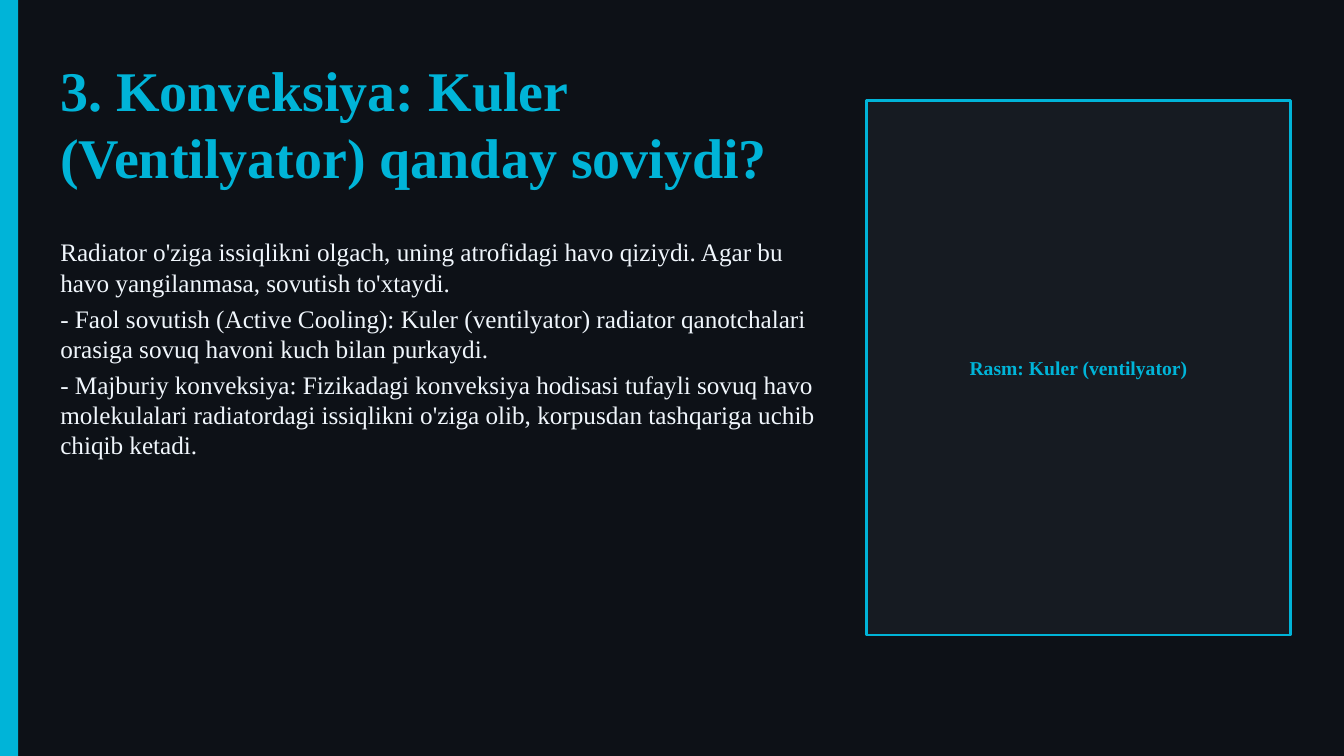
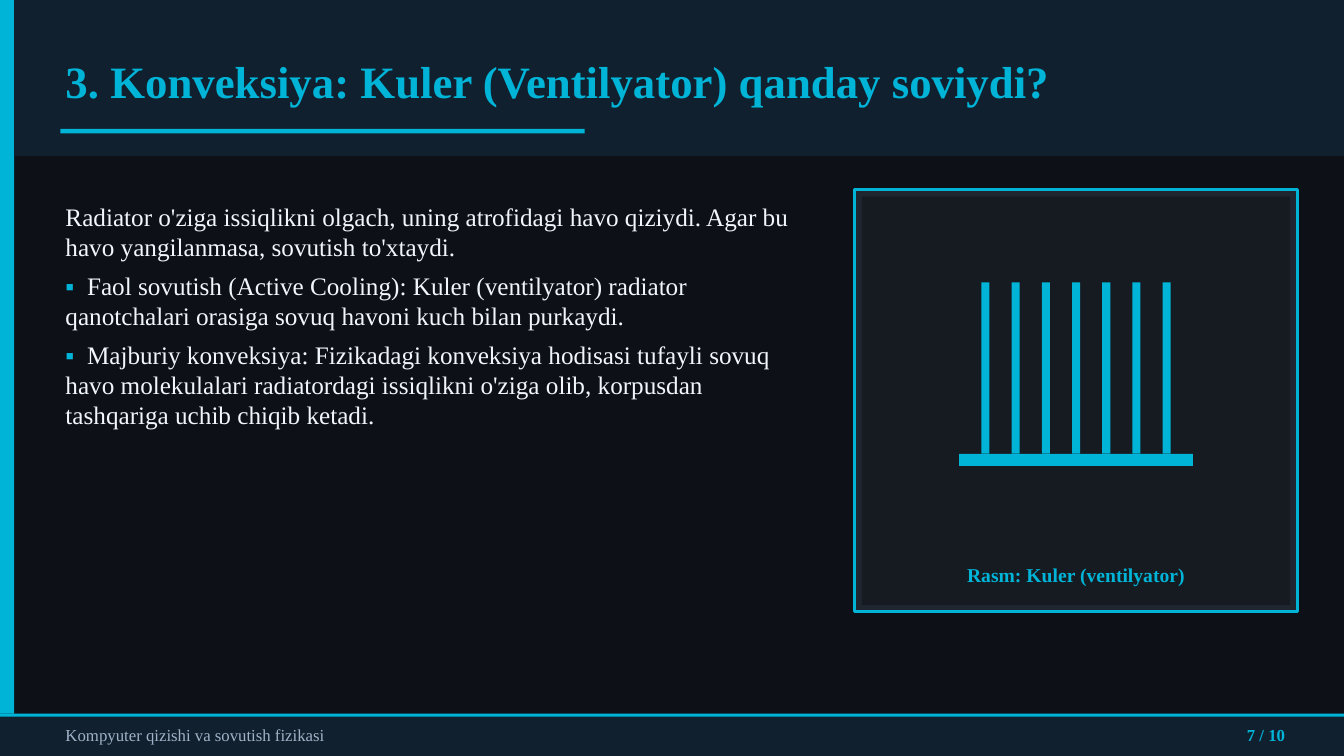
Before and after one commit to dasturland/kerak_taqdimot, a slide deck: slide 7 of taqdimot.pptx. Drawn at 1344x756 pixels with LibreOffice and Linux fonts; fonts in the diff are those of the drawing. Boxes give left, top, right and bottom in pixels: in the first picture for what was removed or moved away, otherwise in the second. Text is boxed around its words. In the diff, an @@ line names an element or a change of style, - is before the commit and + after.

Commit message:
feat: professional redesign of Uzbek CPU cooling PPTX with header/footer bands, bullet markers, framed image panels and drawn chip/heatsink placeholder motifs

```diff
--- a/taqdimot.pptx
+++ b/taqdimot.pptx
@@ rectangle: place and size @@
-rectangle at bbox=[0, 0, 18, 756]
+rectangle at bbox=[0, 0, 14, 756]
@@ rectangle added at bbox=[14, 0, 1344, 156], fill #11202E @@
@@ text "3. Konveksiya: Kuler (Ventilyator) qanday ..." at bbox=[65, 67, 1049, 108]: size 40 to 32 pt; less space between paragraphs; vertical alignment top to middle @@
@@ rectangle added at bbox=[60, 129, 585, 133], fill #00B4D8 @@
@@ text "Radiator o'ziga issiqlikni olgach, uning ...": place and size @@
-text "Radiator o'ziga issiqlikni olgach, uning ..." at bbox=[60, 243, 814, 460]
+text "Radiator o'ziga issiqlikni olgach, uning ..." at bbox=[65, 208, 788, 430]
@@ text at bbox=[65, 208, 788, 262]: more space between paragraphs @@
@@ rectangle added at bbox=[855, 190, 1298, 612], fill #1F2630, outline #00B4D8 2.25 pt @@
@@ rectangle added at bbox=[862, 197, 1291, 605], fill #161B22 @@
@@ text at bbox=[65, 277, 769, 430]: text changed @@
-- Faol sovutish (Active Cooling): Kuler (ventilyator) radiator qanotchalari orasiga sovuq havoni kuch bilan purkaydi.
-- Majburiy konveksiya: Fizikadagi konveksiya hodisasi tufayli sovuq havo molekulalari radiatordagi issiqlikni o'ziga olib, korpusdan tashqariga uchib chiqib ketadi.
+▪ Faol sovutish (Active Cooling): Kuler (ventilyator) radiator qanotchalari orasiga sovuq havoni kuch bilan purkaydi.
+▪ Majburiy konveksiya: Fizikadagi konveksiya hodisasi tufayli sovuq havo molekulalari radiatordagi issiqlikni o'ziga olib, korpusdan tashqariga uchib chiqib ketadi.
@@ rectangle added at bbox=[981, 282, 989, 454], fill #00B4D8 @@
@@ rectangle added at bbox=[1012, 282, 1020, 454], fill #00B4D8 @@
@@ rectangle added at bbox=[1043, 282, 1051, 454], fill #00B4D8 @@
@@ rectangle added at bbox=[1072, 282, 1080, 454], fill #00B4D8 @@
@@ rectangle added at bbox=[1103, 282, 1111, 454], fill #00B4D8 @@
@@ rectangle added at bbox=[1132, 282, 1140, 454], fill #00B4D8 @@
@@ rectangle added at bbox=[1164, 282, 1172, 454], fill #00B4D8 @@
@@ rectangle added at bbox=[960, 454, 1194, 466], fill #00B4D8 @@
@@ text "Rasm: Kuler (ventilyator)": place and size @@
-text "Rasm: Kuler (ventilyator)" at bbox=[867, 101, 1291, 635]
+text "Rasm: Kuler (ventilyator)" at bbox=[967, 568, 1185, 586]
@@ text "Rasm: Kuler (ventilyator)" at bbox=[967, 568, 1185, 586]: less space between paragraphs; fill #161B22 to none; outline #00B4D8 2 pt to none @@
@@ rectangle added at bbox=[0, 714, 1344, 756], fill #11202E @@
@@ rectangle added at bbox=[0, 714, 1344, 717], fill #00B4D8 @@
@@ text added at bbox=[65, 729, 324, 745], 12 pt, text #9FB3C8 @@
+Kompyuter qizishi va sovutish fizikasi
@@ text added at bbox=[1247, 730, 1285, 741], 12 pt, text #00B4D8, bold @@
+7 / 10
```
Also in this commit, not shown: 9 other slides changed, 2 other files.
